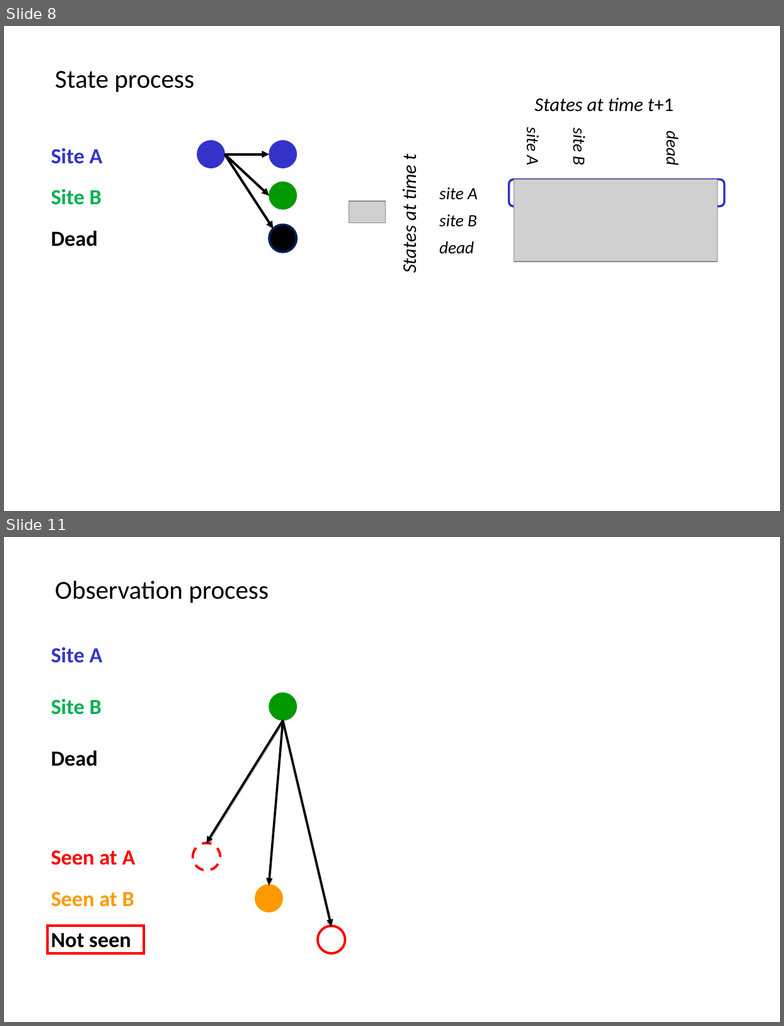
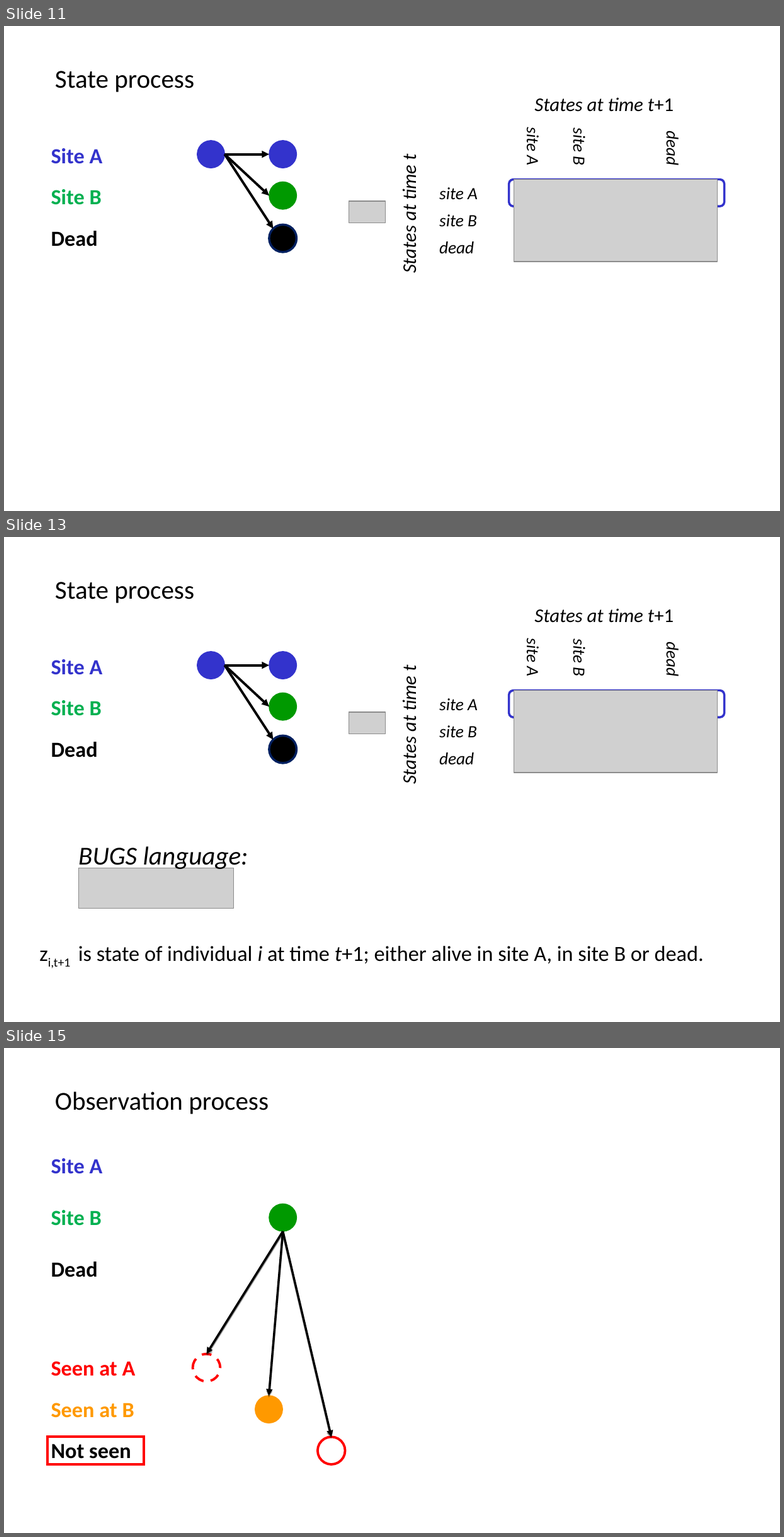
Before and after one commit to oliviergimenez/IPMworkshop, a slide deck: slides/multistatemodels_og.pptx. Shown one above the other, each under a label of ours: slides 8 and 11 before the commit, slides 11, 13 and 15 after it; the slides between them are not shown. The pictures are 784x1026 and 784x1537 pixels, drawn with LibreOffice and Linux fonts; fonts in the diff are those of the drawing; grey boxes stand for pictures. Boxes give left, top, right and bottom in pixels: in the first picture for what was removed or moved away, otherwise in the second. Text is boxed around its words. In the diff, an @@ line names an element or a change of style, - is before the commit and + after.

```diff
--- a/slides/multistatemodels_og.pptx
+++ b/slides/multistatemodels_og.pptx
@@ slide 13 added at (4,537,780,1022), background #FFFFFF @@
@@ text added at (55,582,194,603), 24 pt, text #000000 @@
+State process
@@ text added at (51,659,103,675), 20 pt, text #3333CC, bold @@
+Site A
+Site B
+Dead
@@ ellipse added at (197,652,224,679), fill #3333CC, outline #3333CC 0.75 pt @@
@@ arrow added from (224, 665) to (269, 707), #000000 2.25 pt @@
@@ arrow added from (224, 665) to (269, 665), #000000 2.25 pt @@
@@ arrow added from (224, 665) to (274, 740), #000000 2.25 pt @@
@@ ellipse added at (269,652,296,679), fill #3333CC, outline #3333CC 0.75 pt @@
@@ ellipse added at (269,693,296,720), fill #009900, outline #009900 0.75 pt @@
@@ rounded rectangle added at (509,691,725,718), outline #3333CC 2 pt @@
@@ group added at (349,608,718,783): 4 texts, 2 pictures @@
+site A
+site B
+dead
+dead
+site B
+site A
+States at time t
+States at time t+1
@@ ellipse added at (269,735,296,763), fill #000000, outline #002060 2 pt @@
@@ text added at (78,846,248,871), 24 pt, text #000000, italic @@
+BUGS language:
@@ picture added at (78,868,233,908) @@
@@ text added at (48,946,704,969), 20 pt, text #000000 @@
+zi,t+1 is state of individual i at time t+1; either alive in site A, in site B or dead.
@@ what was slide 8 is now slide 11 @@
@@ what was slide 11 is now slide 15 @@
```
Also in this commit, not shown: 20 slides changed, 14 other slides added, 5 other files.
